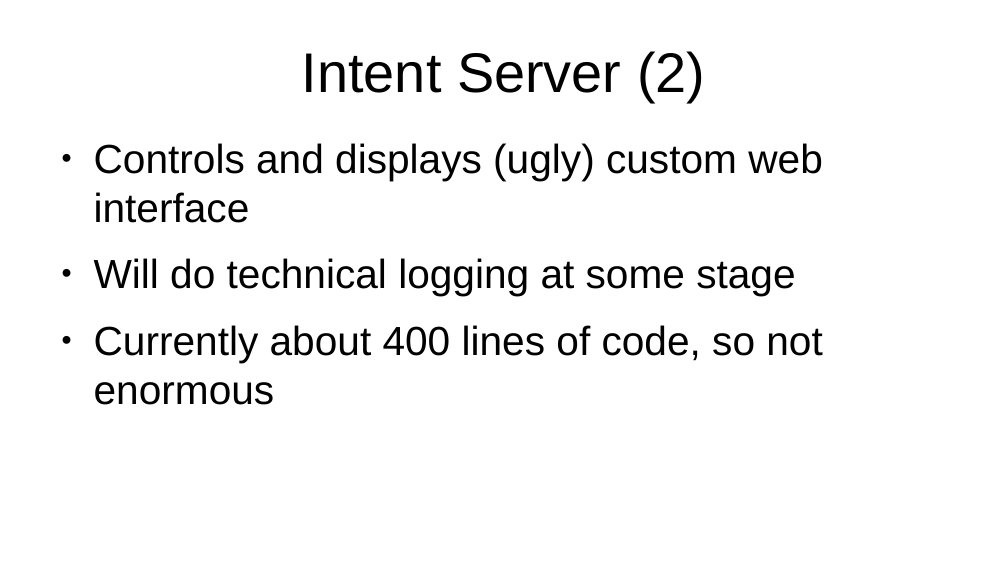
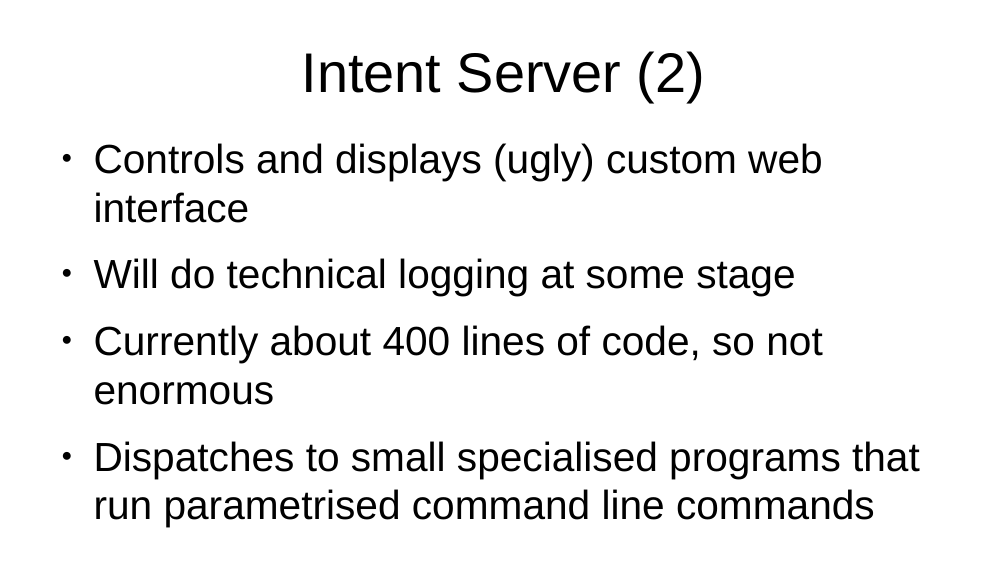
Before and after one commit to hbarnard/mema, a slide deck: slide 14 of bits-and-pieces/presentation..pptx (slide 9 before the commit). Drawn at 1008x567 pixels with LibreOffice and Linux fonts; fonts in the diff are those of the drawing. Boxes give left, top, right and bottom in pixels: in the first picture for what was removed or moved away, otherwise in the second. Text is boxed around its words. In the diff, an @@ line names an element or a change of style, - is before the commit and + after.

```diff
--- a/bits-and-pieces/presentation..pptx
+++ b/bits-and-pieces/presentation..pptx
@@ text at bbox=[94, 441, 920, 527]: paragraph added @@
+● Dispatches to small specialised programs that run parametrised command line commands
```
Also in this commit, not shown: 6 other slides changed, 7 slides added, 7 other files.
